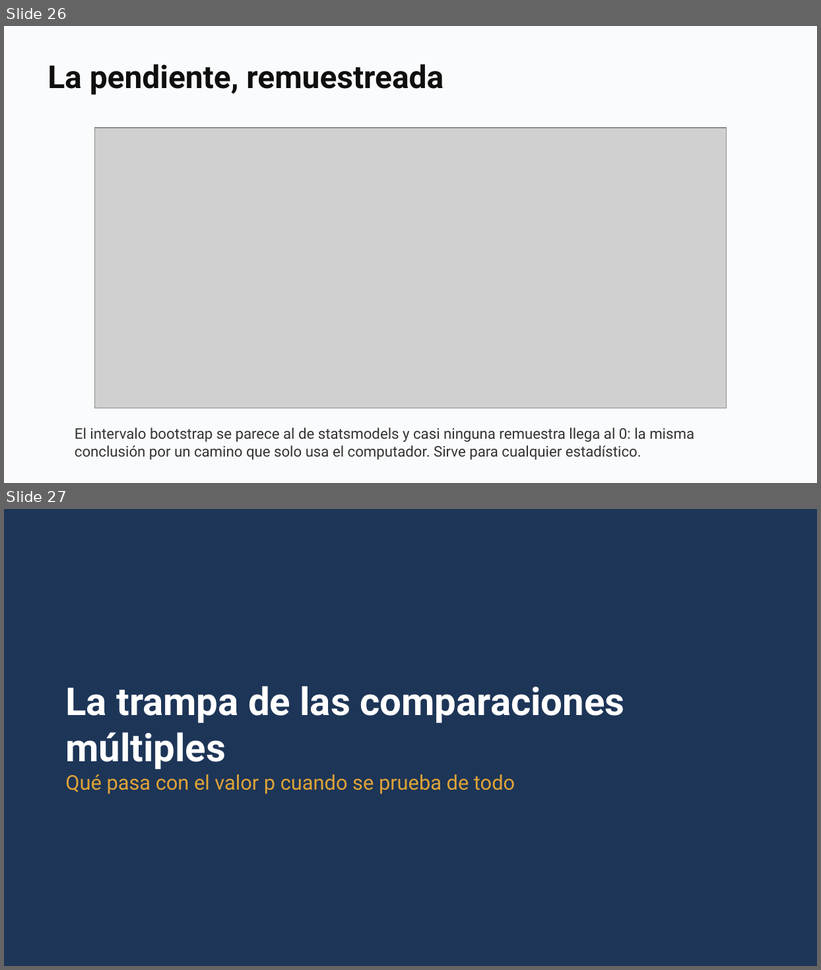
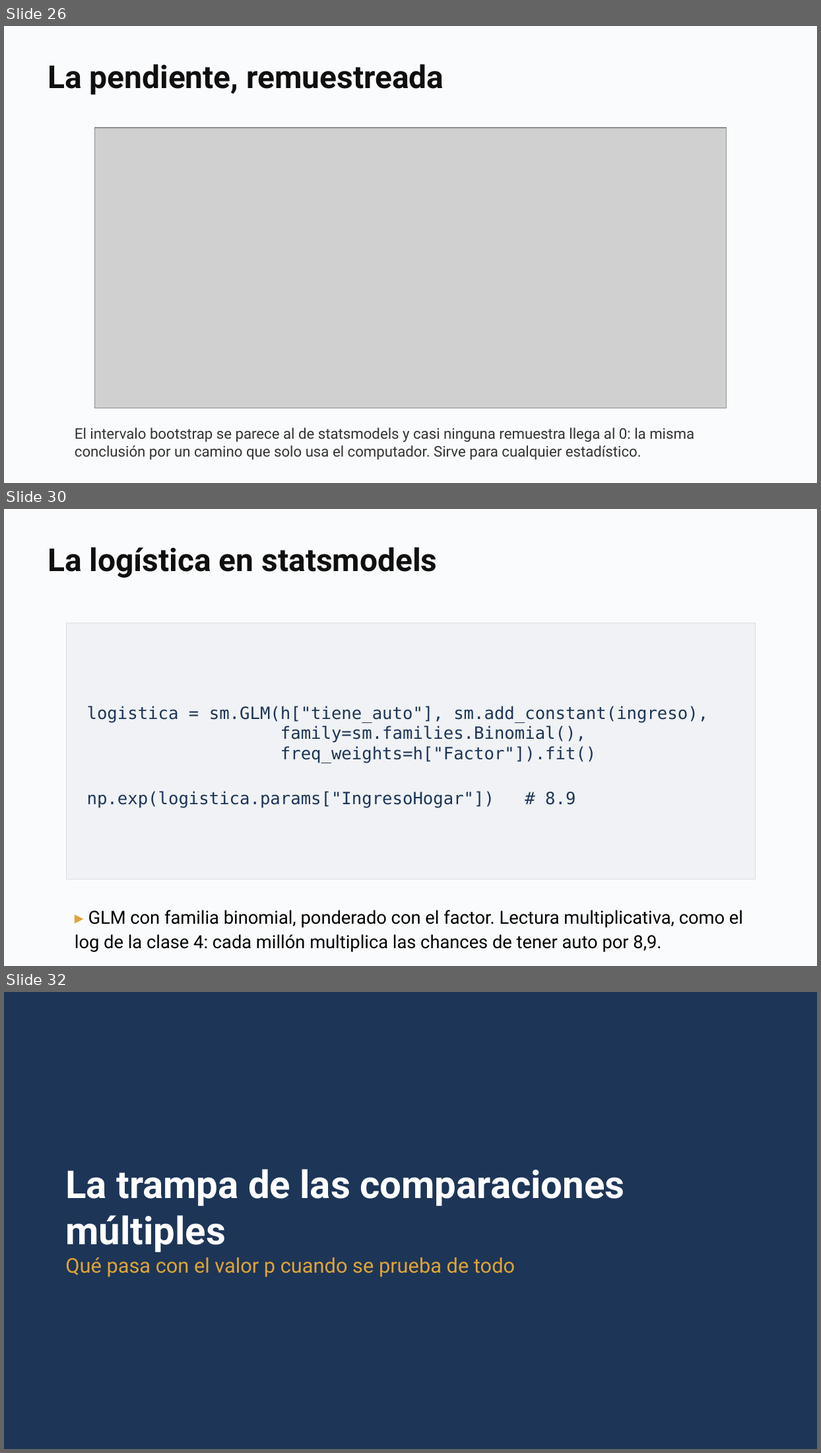
Before and after one commit to daniopitz/diplomado-cdd, a slide deck: presentaciones/clase05_probabilidad_inferencia.pptx. Shown one above the other, each under a label of ours: slides 26 and 27 before the commit, slides 26, 30 and 32 after it; the slides between them are not shown. The pictures are 821x970 and 821x1453 pixels, drawn with LibreOffice and Linux fonts; fonts in the diff are those of the drawing; grey boxes stand for pictures. Boxes give left, top, right and bottom in pixels: in the first picture for what was removed or moved away, otherwise in the second. Text is boxed around its words. In the diff, an @@ line names an element or a change of style, - is before the commit and + after.

```diff
--- a/presentaciones/clase05_probabilidad_inferencia.pptx
+++ b/presentaciones/clase05_probabilidad_inferencia.pptx
@@ slide 30 added at box(4, 509, 817, 966), background #FFFFFF @@
@@ rectangle added at box(4, 509, 817, 966), fill #FAFBFC @@
@@ text added at box(48, 547, 438, 578), 28 pt, text #0F0F0F, bold @@
+La logística en statsmodels
@@ rectangle added at box(67, 623, 755, 879), fill #F0F2F5, outline #D8DDE3 0.75 pt, 15 pt, text #1D3557 @@
+logistica = sm.GLM(h["tiene_auto"], sm.add_constant(ingreso),
+family=sm.families.Binomial(),
+freq_weights=h["Factor"]).fit()
+np.exp(logistica.params["IngresoHogar"]) # 8.9
@@ text added at box(75, 910, 743, 952), 16 pt, text #000000 @@
+▸ GLM con familia binomial, ponderado con el factor. Lectura multiplicativa, como el log de la clase 4: cada millón multiplica las chances de tener auto por 8,9.
@@ what was slide 27 is now slide 32 @@
```
Also in this commit, not shown: 3 slides changed, 4 other slides added, 3 other files.
